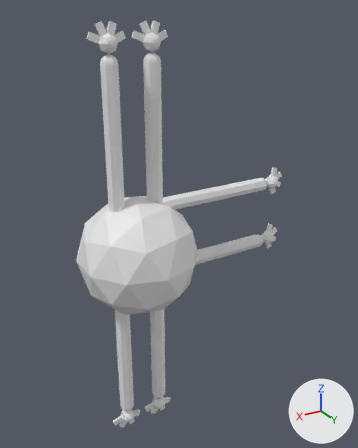
Two versions of the Blender file Design/Controls-assets/Bug.blend, one commit apart.
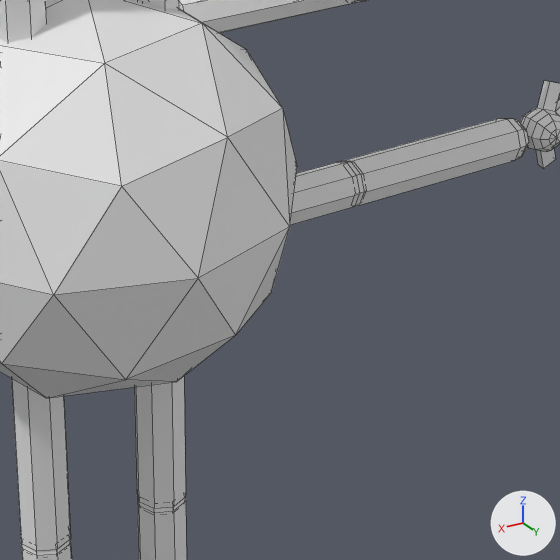
Old and new are each drawn whole from a 50 mm camera at (47.7, 99.1, 55.1) aimed at (-13.9, -3.6, 3.7) and again close up on the part from 31% to 76% of the width and 45% to 81% of the height. Arrows for +X, +Y and +Z are at lower right; the lights stay in place. The close-ups show mesh edges as thin lines.

In view in the first close-up: 'BLThigh', 'BRThigh', 'FLBicep', 'FRBicep', 'FRForearm', 'FRHand', 'FRLeg', 'FRThigh', 'Torso'.
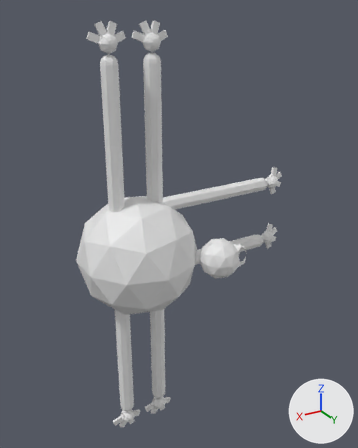
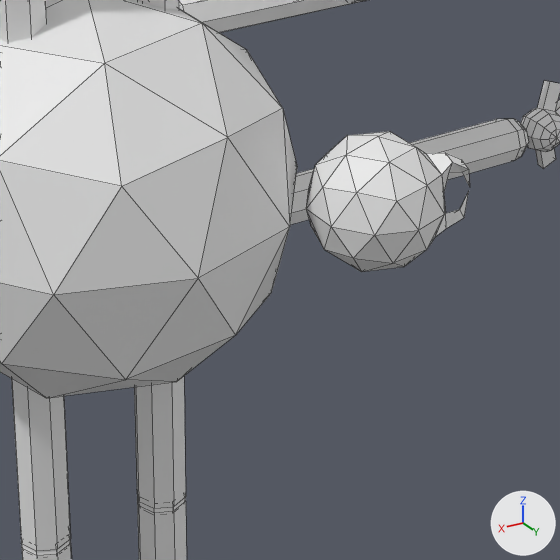
Location of each change, (x1, y1, x2, y2) in pixels of the close-ups (560 x 560 px):
```json
{"object": "Head", "change": "added", "after": [306, 131, 470, 272]}
{"object": "FRBicep", "change": "unchanged, covered by the edit", "before": [290, 162, 362, 225], "after": [290, 169, 314, 225]}
```

Scene script edits in JSON lines:
```json
{"op": "add", "block": "me_head", "code": ["me_head = bpy.data.meshes.new('Head')", "me_head.from_pydata(...)  # 56 vertices, 96 faces; spans x -6.66..4.76, y -5.0..5.0, z -5.0..5.0"]}
{"op": "add", "block": "ob_head", "code": ["ob_head = bpy.data.objects.new('Head', me_head)", "ob_head.location = (-16.0, 12.0, 0.0)"]}
```
